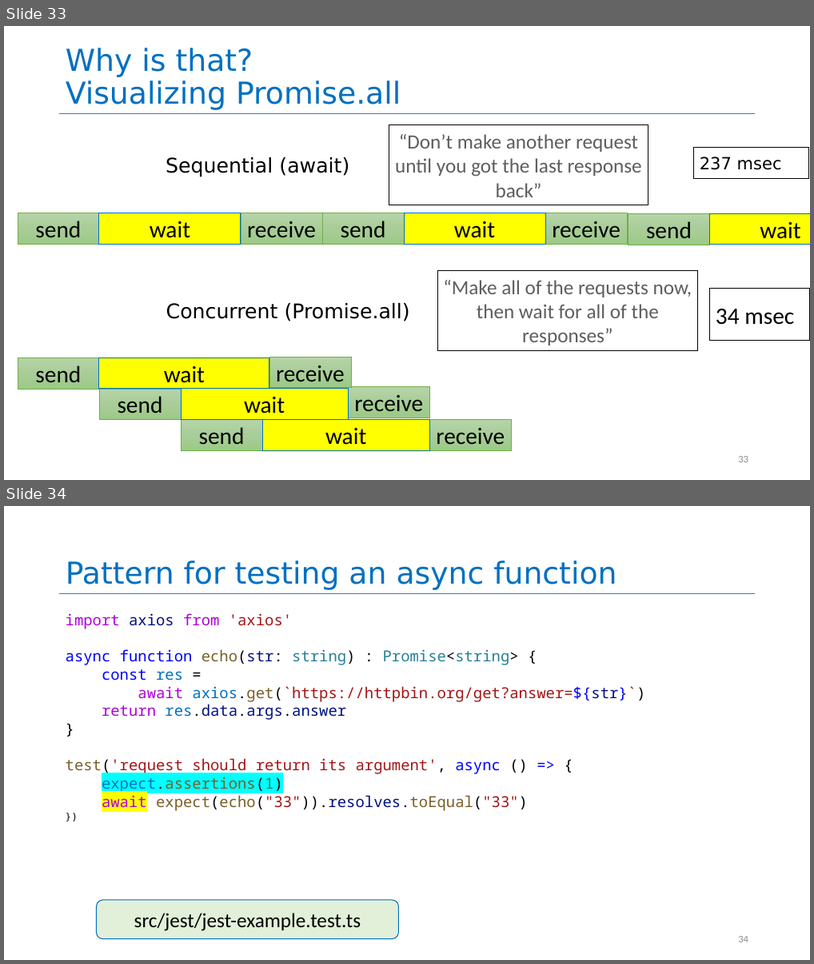
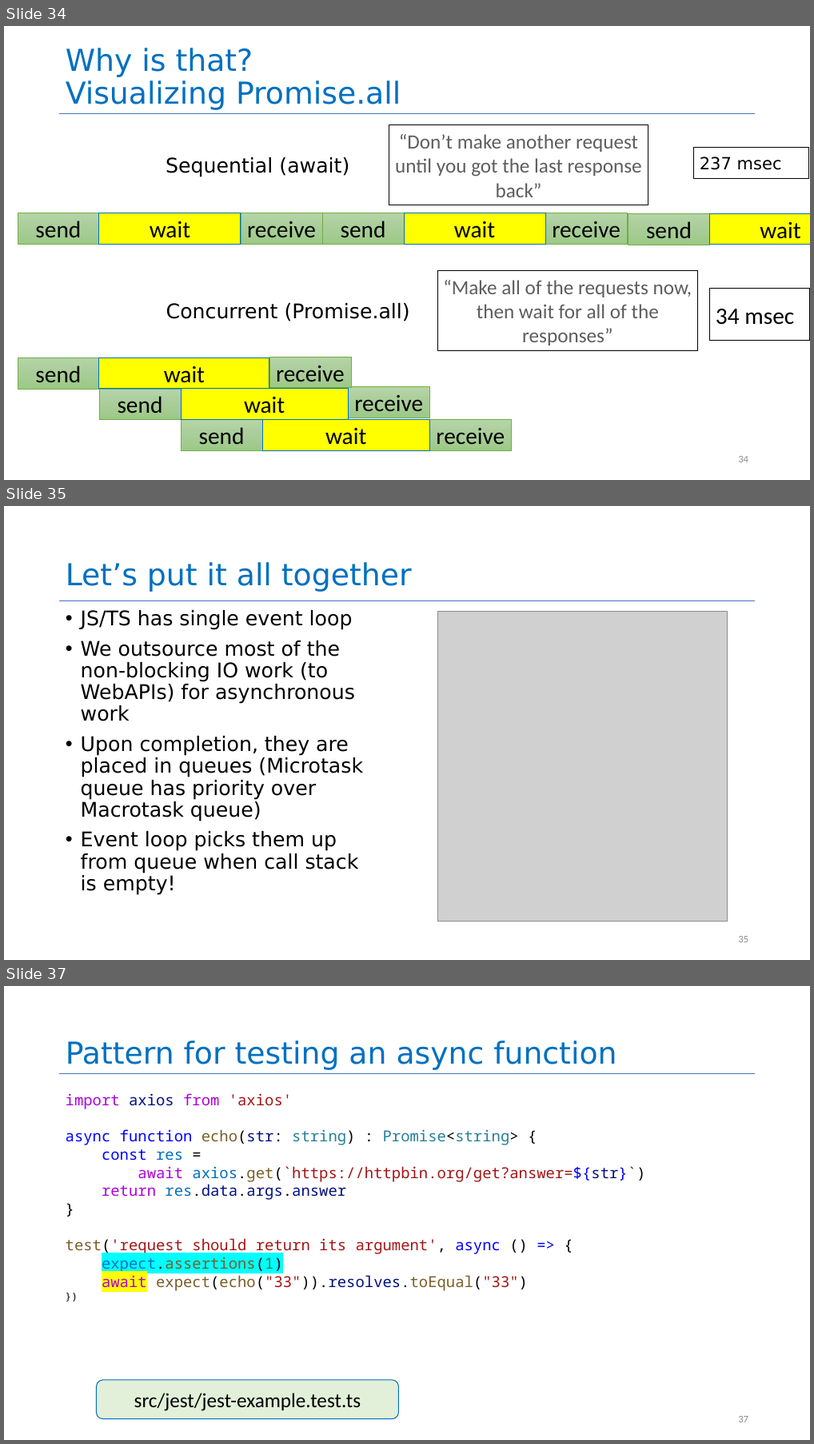
Before and after one commit to neu-se/CS4530-Spring-2025, a slide deck: Slides/Module 06 Concurrency Patterns in Typescript.pptx. Shown one above the other, each under a label of ours: slides 33 and 34 before the commit, slides 34, 35 and 37 after it; the slides between them are not shown. The pictures are 814x964 and 814x1444 pixels, drawn with LibreOffice and Linux fonts; fonts in the diff are those of the drawing; grey boxes stand for pictures. Boxes give left, top, right and bottom in pixels: in the first picture for what was removed or moved away, otherwise in the second. Text is boxed around its words. In the diff, an @@ line names an element or a change of style, - is before the commit and + after.

Commit message:
tweaked slides and added ones back for event loop

```diff
--- a/Slides/Module 06 Concurrency Patterns in Typescript.pptx
+++ b/Slides/Module 06 Concurrency Patterns in Typescript.pptx
@@ slide 35 added at (4, 506, 810, 960), background #FFFFFF @@
@@ title added at (66, 562, 412, 592), 36 pt, text #0070C0 @@
+Let’s put it all together
@@ line added from (60, 600) to (755, 600), #4472C4 0.5 pt @@
@@ text added at (81, 610, 363, 895), 24 pt, text #000000 @@
+• JS/TS has single event loop
+• We outsource most of the non-blocking IO work (to WebAPIs) for asynchronous work
+• Upon completion, they are placed in queues (Microtask queue has priority over Macrotask queue)
+• Event loop picks them up from queue when call stack is empty!
@@ picture added at (438, 612, 728, 920) @@
@@ page number added at (738, 936, 749, 942), 12 pt, text #8C8C8C @@
+35
@@ what was slide 33 is now slide 34 @@
@@ page number at (738, 456, 749, 462): text changed @@
-33
+34
@@ what was slide 34 is now slide 37 @@
@@ page number at (738, 1416, 749, 1422): text changed @@
-34
+37
```
Also in this commit, not shown: 11 slides changed, 2 other slides added, 1 slide removed, 1 other file.
